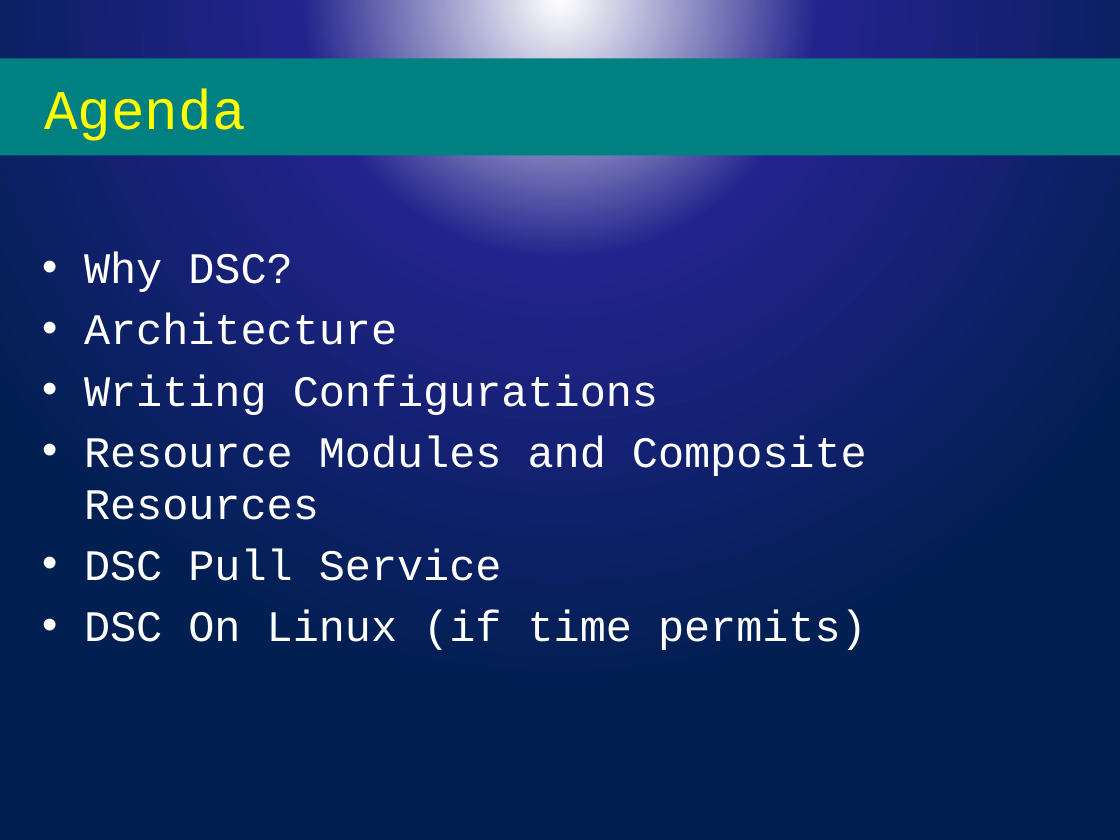
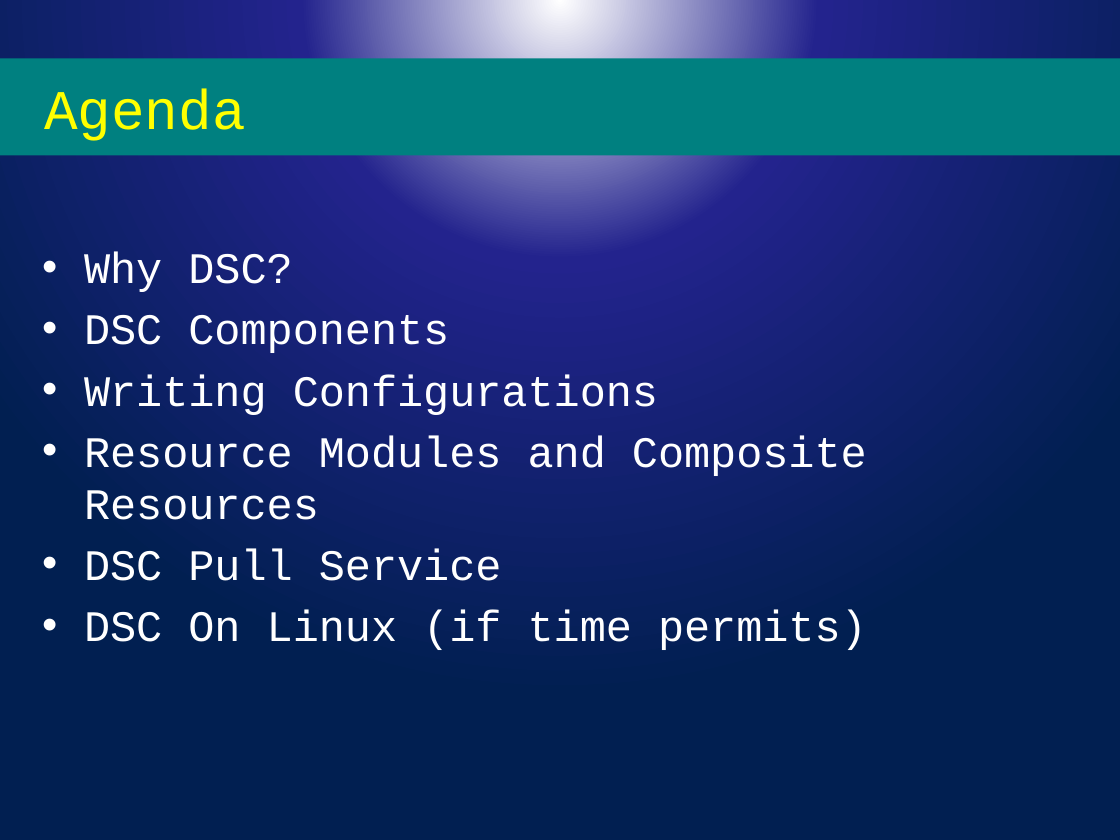
Before and after one commit to rchaganti/PSConfEU2017, a slide deck: slide 4 of WS1-DSCOverview/Slides.pptx (slide 3 before the commit). Drawn at 1120x840 pixels with LibreOffice and Linux fonts; fonts in the diff are those of the drawing; background and template pictures are left out. Boxes give left, top, right and bottom in pixels: in the first picture for what was removed or moved away, otherwise in the second. Text is boxed around its words. In the diff, an @@ line names an element or a change of style, - is before the commit and + after.

```diff
--- a/WS1-DSCOverview/Slides.pptx
+++ b/WS1-DSCOverview/Slides.pptx
@@ text at (84,315,449,353): text changed @@
-• Architecture
+• DSC Components
```
Also in this commit, not shown: 6 other slides changed, 3 slides added, 1 slide removed, 1 other file.
